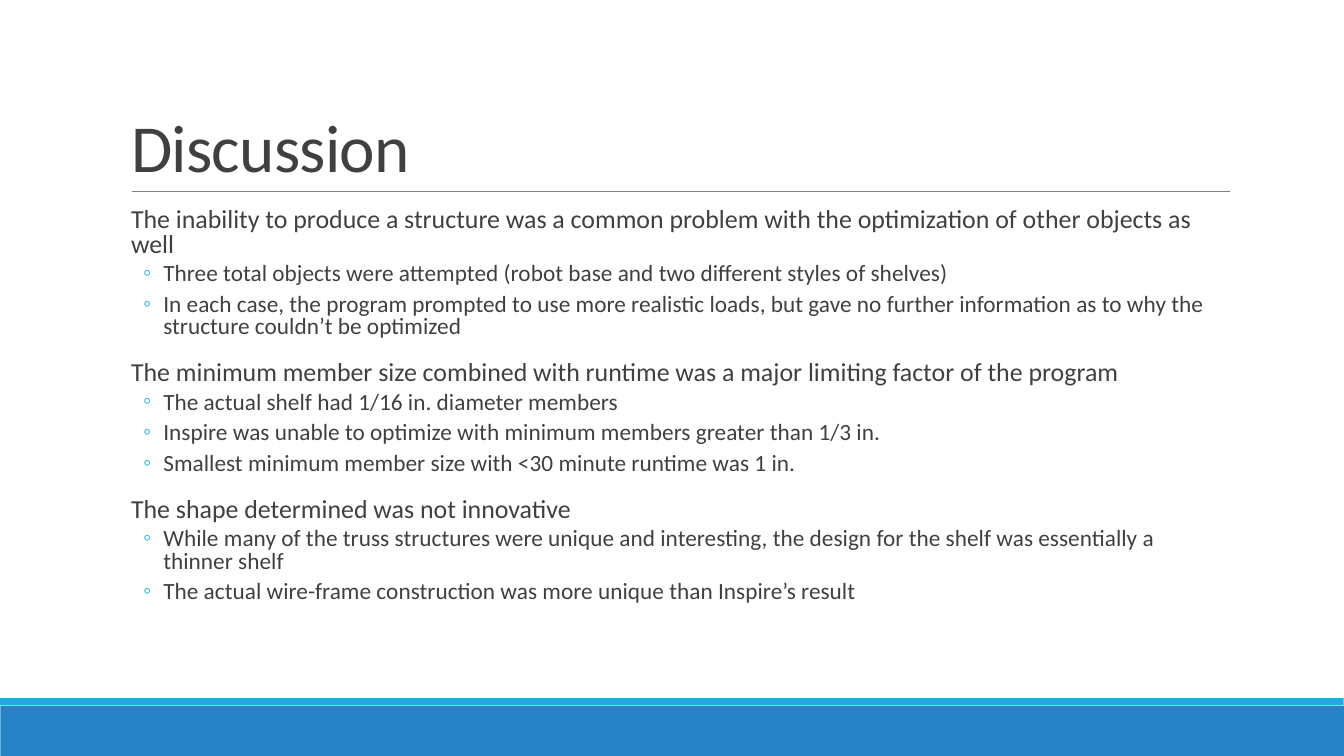
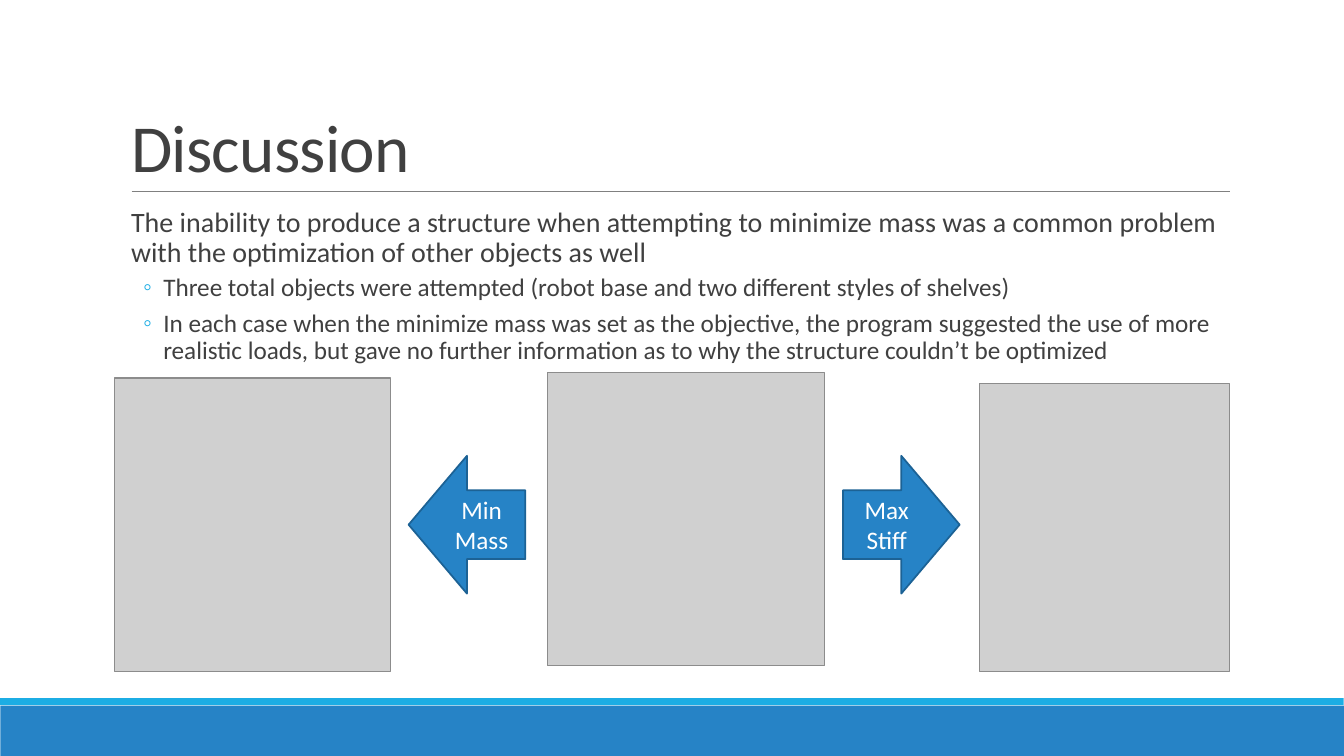
Before and after one commit to BYU-ME-578/hw7-2019-lcwilley, a slide deck: slide 5 of presentation.pptx. Drawn at 1344x756 pixels with LibreOffice and Linux fonts; fonts in the diff are those of the drawing; grey boxes stand for pictures. Boxes give left, top, right and bottom in pixels: in the first picture for what was removed or moved away, otherwise in the second. Text is boxed around its words. In the diff, an @@ line names an element or a change of style, - is before the commit and + after.

```diff
--- a/presentation.pptx
+++ b/presentation.pptx
@@ text at (x1=131, y1=212, x2=1216, y2=267): text changed; size 18.5 to 20 pt @@
-  The inability to produce a structure was a common problem with the optimization of other objects as well
+  The inability to produce a structure when attempting to minimize mass was a common problem with the optimization of other objects as well
@@ text at (x1=163, y1=278, x2=1010, y2=301): size 16.6 to 18 pt in "Three total objects were attempted (robot base ..."; line spacing 0.8 to 0.9 @@
@@ text at (x1=163, y1=314, x2=1209, y2=364): text changed; size 16.6 to 18 pt @@
-  ◦ In each case, the program prompted to use more realistic loads, but gave no further information as to why the structure couldn’t be optimized
-  The minimum member size combined with runtime was a major limiting factor of the program
-  ◦ The actual shelf had 1/16 in. diameter members
-  ◦ Inspire was unable to optimize with minimum members greater than 1/3 in.
-  ◦ Smallest minimum member size with <30 minute runtime was 1 in.
-  The shape determined was not innovative
-  ◦ While many of the truss structures were unique and interesting, the design for the shelf was essentially a thinner shelf
-  ◦ The actual wire-frame construction was more unique than Inspire’s result
+  ◦ In each case when the minimize mass was set as the objective, the program suggested the use of more realistic loads, but gave no further information as to why the structure couldn’t be optimized
@@ picture added at (x1=114, y1=378, x2=390, y2=671) @@
@@ picture added at (x1=547, y1=373, x2=825, y2=666) @@
@@ picture added at (x1=979, y1=383, x2=1230, y2=671) @@
@@ right arrow added at (x1=408, y1=456, x2=525, y2=594), fill #2683C6, outline #1D6294 1.25 pt, 18 pt, text #FFFFFF @@
+Min Mass
@@ right arrow added at (x1=843, y1=456, x2=960, y2=594), fill #2683C6, outline #1D6294 1.25 pt, 18 pt, text #FFFFFF @@
+Max Stiff
```
Also in this commit, not shown: 3 other slides changed, 3 slides added, 1 slide removed, 1 other file.
